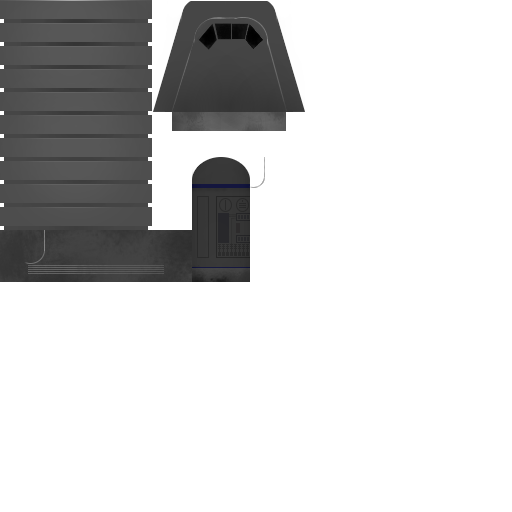
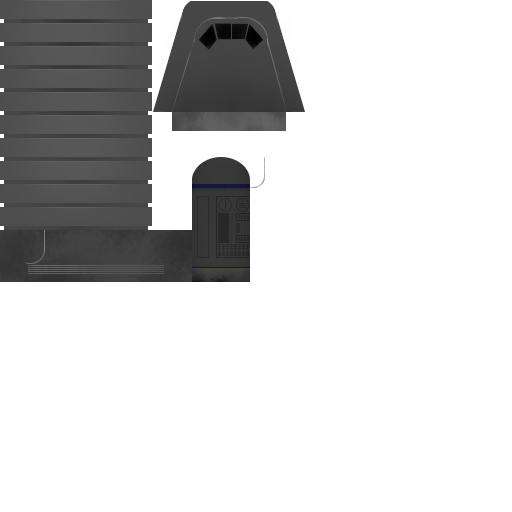
Before/after of a 512px x 512px layered artwork. What changed in the layer stack:
painted on "Cargo" over [0, 0, 152, 1]
